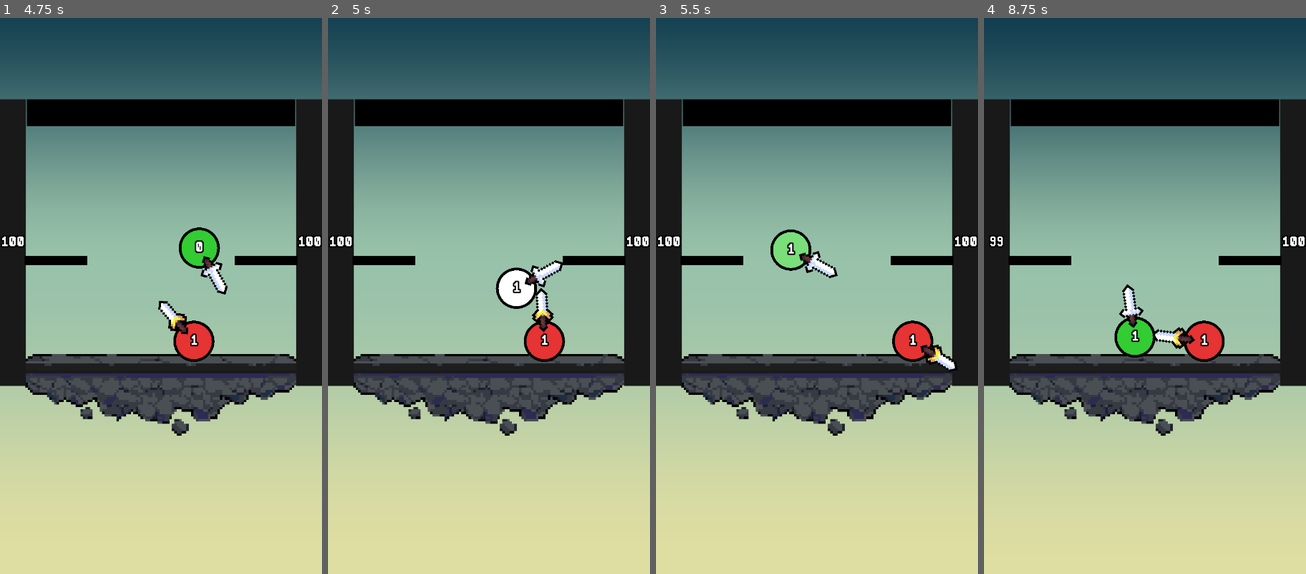
Above: before the commit, frames 1-4 (left to right).
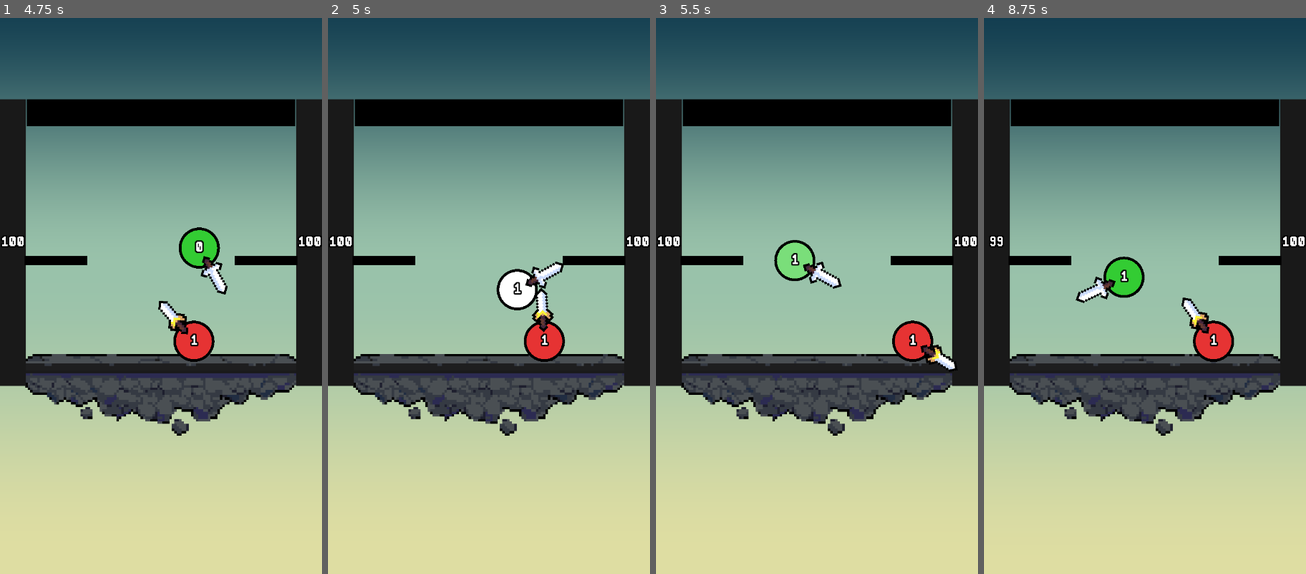
Above: after the commit, the same moments.

Repository: HarryLin349/Super-Smash-Balls
Game: Godot game, scene res://Main.tscn
Two runs of this game, one before a commit and one after it. Both use one fixed random seed, a clock stepped at 60 frames per second and the inputs below.
Inputs:
- Up to frame 1 (4.75 s): no input
- Up to frame 2 (5 s): no input
- Up to frame 3 (5.5 s): no input
- Up to frame 4 (8.75 s): no input

Frame 1 is identical in both runs. In frame 2, 0.4% of the frame differs, in the area x 52-74%, y 43-53%; in frame 3, 1.1%; in frame 4, 3.0%, in the area x 28-78%, y 42-62%.

Commit message:
adjust balance

Diff:
--- a/Ball.gd
+++ b/Ball.gd
@@ -33,6 +33,7 @@
 @export var weight := 1.0
 @export var damage_knockback_cooldown := 0.0 # prev 0.12 to prevent chains
 @export var outline_thickness := 6.0
+@export var edge_double_jump_margin := 60.0
 
 static var _hit_stop_active := false
 var _flash_timer := 0.0
@@ -91,6 +92,7 @@
 		if _trail_timer <= 0.0:
 			_spawn_hitstun_particle()
 			_trail_timer = hitstun_trail_interval
+	_check_edge_double_jump()
 	_check_apex_double_jump()
 	_check_random_jump(delta)
 	_apply_attraction_force()
@@ -287,6 +289,27 @@
 			_apex_cooldown = 0.3
 			_double_jumps_used += 1
 
+func _check_edge_double_jump() -> void:
+	if _double_jumps_used >= max_double_jumps:
+		return
+	if _is_on_floor():
+		return
+	var viewport_width := get_viewport_rect().size.x
+	if viewport_width <= 0.0:
+		return
+	if global_position.x >= edge_double_jump_margin and global_position.x <= viewport_width - edge_double_jump_margin:
+		return
+	var horizontal_dir := stage_center.x - global_position.x
+	var x_dir := 0.0
+	if abs(horizontal_dir) > 0.01:
+		x_dir = signf(horizontal_dir)
+	else:
+		x_dir = 1.0 if global_position.x < viewport_width * 0.5 else -1.0
+	apply_impulse(Vector2(x_dir * apex_horizontal_impulse, -apex_jump_impulse))
+	_spawn_double_jump_ring()
+	_apex_cooldown = maxf(_apex_cooldown, 0.3)
+	_double_jumps_used += 1
+
 func _check_random_jump(delta: float) -> void:
 	if _jump_cooldown > 0.0:
 		return
--- a/DaggerBall.gd
+++ b/DaggerBall.gd
@@ -12,7 +12,7 @@
 	damage_knockback_impulse *= dagger_damage_impulse_multiplier
 	damage_increment = 0.0
 	max_double_jumps = 2
-	weight = 0.8
+	weight = 1.0
 	random_jump_chance_per_second *= 1.6
 	apex_double_jump_chance *= 1.8
 	attraction_force *= 1.2
